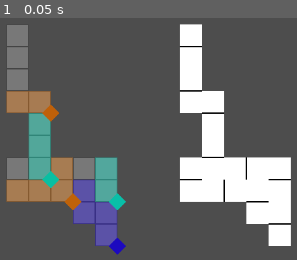
Above: before the commit, frame 1.
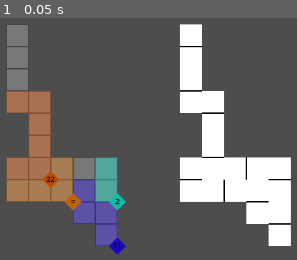
Above: after the commit, the same moment.

Repository: Javen-W/Ritz
Game: Godot game, scene res://game.tscn
Two runs of this game, one before a commit and one after it. Both use one fixed random seed, a clock stepped at 60 frames per second and the inputs below.
Inputs:
- Up to frame 1 (0.05 s): no input

The runs differ from the first frame. In frame 1, 3.2% of the frame differs, in the area x 2-41%, y 35-96%.

Commit message:
impl constraint labels

Diff:
--- a/constraint.gd
+++ b/constraint.gd
@@ -3,16 +3,24 @@
 
 enum Type { SUM, EQUAL, LESS_THAN, GREATER_THAN }
 
-var type : Type = Type.SUM
-var group : Array[Dictionary] = []
-var color : Color = Color(1, 0.5, 0.5, 0.3)
-var target_value : int = 0
+@export var type : Type = Type.SUM
+@export var group : Array[Dictionary] = []
+@export var color : Color = Color(1, 0.5, 0.5, 0.3)
+@export var target_value : int = 0
+
+var rng : RandomNumberGenerator = null
 
 @onready var indicator : Polygon2D = $Indicator
+@onready var label : Label = $Indicator/Label
 
 func _ready() -> void:
 	if group.is_empty():
 		return
+
+	# Group metrics
+	var group_sum = 0
+	var group_min = INF
+	var group_max = -INF
 
 	# Populate tile overlays
 	for t in group:
@@ -24,9 +32,28 @@
 		overlay.position = to_local(t["position"])
 		add_child(overlay)
 
+		group_sum += t["value"]
+		group_min = min(group_min, t["value"])
+		group_max = max(group_max, t["value"])
+
 	# Indicator
 	var max_pos := Vector2(-INF, -INF)
 	for t in group:
 		max_pos = max_pos.max(t.position)
 	indicator.position = max_pos + Vector2(32, 32)
 	indicator.color = color * Color(0.75, 0.75, 0.75, 255)
+
+	# Indicator label
+	if type == Type.SUM:
+		target_value = group_sum
+		label.text = "" + str(target_value)
+	elif type == Type.EQUAL:
+		label.text = "="
+	elif type == Type.LESS_THAN:
+		target_value = rng.randi_range(group_sum + 1, group_sum + 7)
+		label.text = "<" + str(target_value)
+	elif type == Type.GREATER_THAN:
+		target_value = rng.randi_range(0, group_sum - 1)
+		label.text = ">" + str(target_value)
+	else:
+		label.text = ""
--- a/constraint.tscn
+++ b/constraint.tscn
@@ -12,3 +12,23 @@
 scale = Vector2(0.85, 0.85)
 offset = Vector2(-20, -20)
 polygon = PackedVector2Array(0, 0, 40, 0, 40, 40, 0, 40)
+
+[node name="Label" type="Label" parent="Indicator"]
+anchors_preset = 15
+anchor_right = 1.0
+anchor_bottom = 1.0
+offset_left = -29.116158
+offset_top = -0.83189034
+offset_right = 10.883842
+offset_bottom = 39.16811
+grow_horizontal = 2
+grow_vertical = 2
+rotation = -0.7853982
+size_flags_horizontal = 3
+size_flags_vertical = 6
+theme_override_colors/font_color = Color(0.06469653, 0.06469653, 0.06469653, 1)
+theme_override_constants/outline_size = 1
+theme_override_font_sizes/font_size = 25
+text = "<5"
+horizontal_alignment = 1
+vertical_alignment = 1
--- a/game.gd
+++ b/game.gd
@@ -115,8 +115,8 @@
 	# Extract all dominos into a tile-state array first
 	var remaining_tilestates : Array[Dictionary] = []
 	for domino in dominos:
-		remaining_tilestates.append({"position": domino.tile_pos1, "value": domino.label_left})
-		remaining_tilestates.append({"position": domino.tile_pos2, "value": domino.label_right})
+		remaining_tilestates.append({"position": domino.tile_pos1, "value": domino.label_left.text.to_int()})
+		remaining_tilestates.append({"position": domino.tile_pos2, "value": domino.label_right.text.to_int()})
 
 	const MIN_SIZE := 1
 	const MAX_SIZE := 6
@@ -144,18 +144,17 @@
 
 		# Create constraint
 		var c := constraint_scene.instantiate() as Constraint
+		c.rng = rng
 		c.color = Color.from_hsv(rng.randf(), 0.95, 1.0, 0.35)
 		c.group = group
 
+		# Determine constraint type
 		if group.size() == 1:
 			c.type = Constraint.Type.LESS_THAN if rng.randf() < 0.5 else Constraint.Type.GREATER_THAN
-			c.target_value = rng.randi_range(0, 6)
 		elif rng.randf() < 0.3:
 			c.type = Constraint.Type.EQUAL
-			c.target_value = rng.randi_range(0, 6)
 		else:
 			c.type = Constraint.Type.SUM
-			c.target_value = 0
 
 		constraint_nodes.add_child(c)
 		constraints.append(c)
